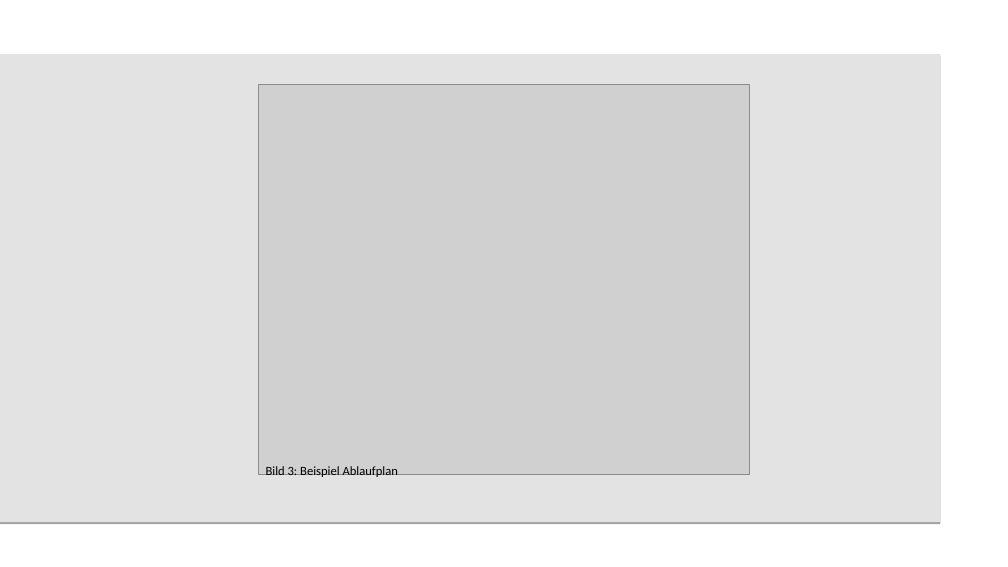
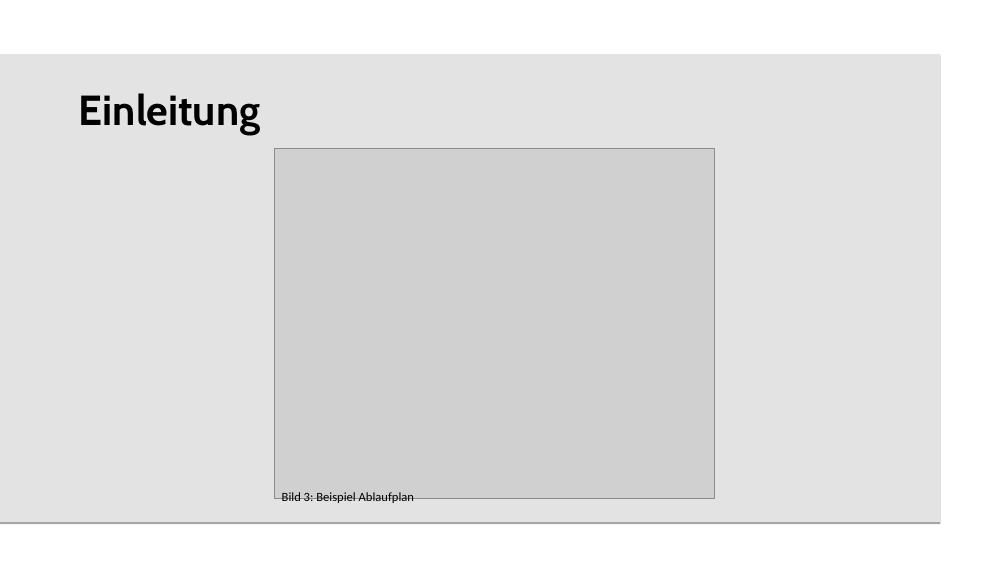
Before and after one commit to beLipinski/HW2, a slide deck: slide 4 of Presentation/Sharing and Binding for General Circuits.odp. Drawn at 1008x567 pixels with LibreOffice and Linux fonts; fonts in the diff are those of the drawing; grey boxes stand for pictures; background and template pictures are left out. Boxes give left, top, right and bottom in pixels: in the first picture for what was removed or moved away, otherwise in the second. Text is boxed around its words. In the diff, an @@ line names an element or a change of style, - is before the commit and + after.

```diff
--- a/Presentation/Sharing and Binding for General Circuits.odp
+++ b/Presentation/Sharing and Binding for General Circuits.odp
@@ title added at [79, 93, 260, 135], 40 pt, text #000000, bold @@
+Einleitung
@@ picture: place and size @@
-picture at [258, 85, 749, 475]
+picture at [274, 148, 715, 498]
@@ text "Bild 3: Beispiel Ablaufplan": place and size @@
-text "Bild 3: Beispiel Ablaufplan" at [266, 466, 398, 477]
+text "Bild 3: Beispiel Ablaufplan" at [282, 492, 414, 503]
```
Also in this commit, not shown: 12 other slides changed.
